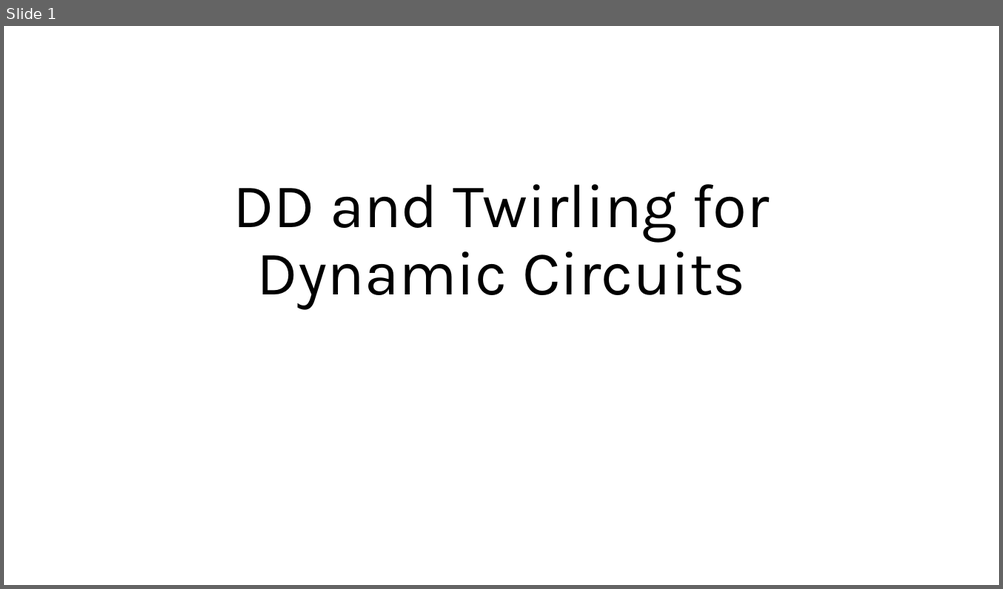
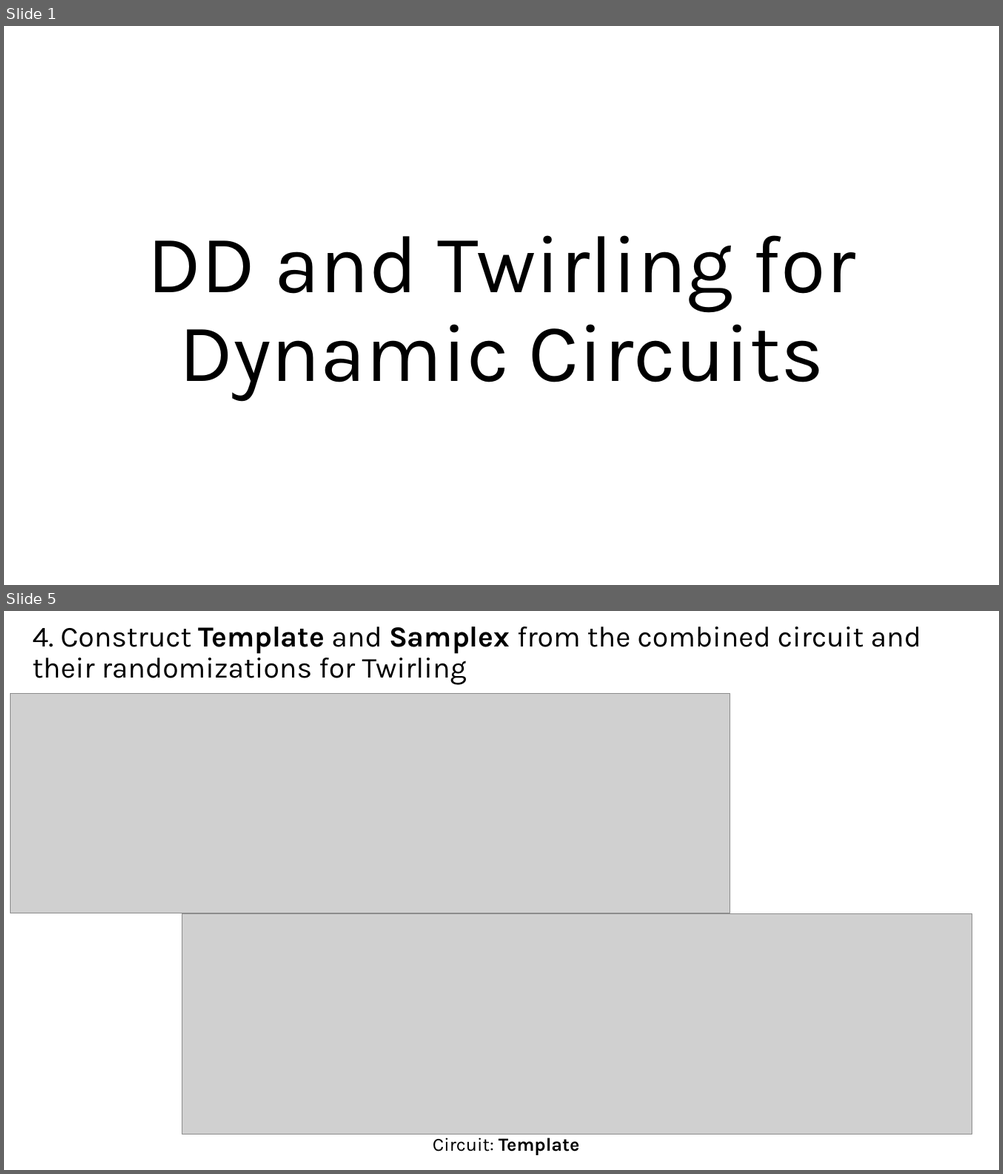
Before and after one commit to Shreyansh9878/8-Qubit-Bell-Inequality, a slide deck: DD and Twirling for Dynamic Circuits.pptx. Shown one above the other, each under a label of ours: slide 1 before the commit, slides 1 and 5 after it; the slides between them are not shown. The pictures are 1003x589 and 1003x1174 pixels, drawn with LibreOffice and Linux fonts; fonts in the diff are those of the drawing; grey boxes stand for pictures. Boxes give left, top, right and bottom in pixels: in the first picture for what was removed or moved away, otherwise in the second. Text is boxed around its words. In the diff, an @@ line names an element or a change of style, - is before the commit and + after.

```diff
--- a/DD and Twirling for Dynamic Circuits.pptx
+++ b/DD and Twirling for Dynamic Circuits.pptx
@@ slide 5 added at box(4, 611, 999, 1170), background #FFFFFF @@
@@ text added at box(32, 627, 921, 685), 28 pt, text #000000 @@
+4. Construct Template and Samplex from the combined circuit and their randomizations for Twirling
@@ picture added at box(10, 693, 729, 913) @@
@@ picture added at box(182, 914, 972, 1135) @@
@@ text added at box(432, 1138, 580, 1156), 18 pt, text #000000 @@
+Circuit: Template
@@ slide 1 changed as well @@
@@ title "DD and Twirling for Dynamic ...": place and size @@
-title "DD and Twirling for Dynamic ..." at box(233, 184, 769, 309)
+title "DD and Twirling for Dynamic ..." at box(147, 235, 855, 400)
@@ title "DD and Twirling for Dynamic ..." at box(147, 235, 855, 400): size 60 to 79.2 pt @@
```
Also in this commit, not shown: 7 other slides added, 1 slide removed.
